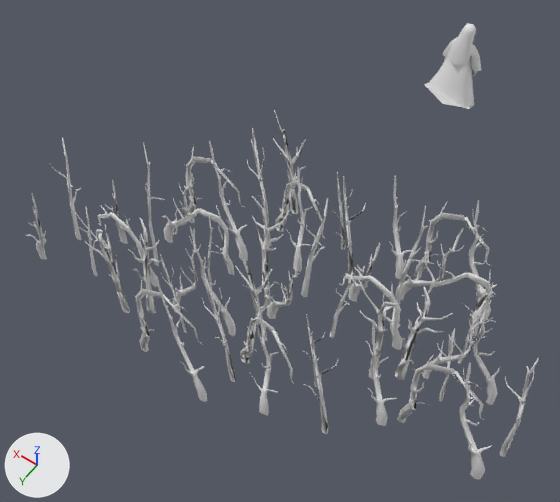
One commit to the glTF model public/Model.gltf: the scene before it, then after it.
One viewpoint serves both versions: a 50 mm lens placed at (-4.75, 9.75, 12.8), pointed at (1.08, 1.58, -0.03). Every picture has the same lights, and +X, +Y and +Z are marked at lower left.

Objects in the first picture: 'Cube.002', 'gras plane'.
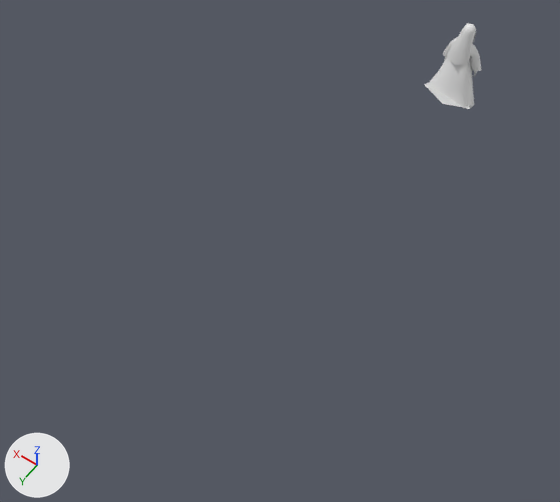
Pixel boxes [x1, y1, x2, y2] of what changed, in the pictures (560 x 502 px):
'gras plane', deleted: before [26, 110, 540, 480]

The change in detail:
Object 'gras plane' (ob_gras_plane) is deleted.
